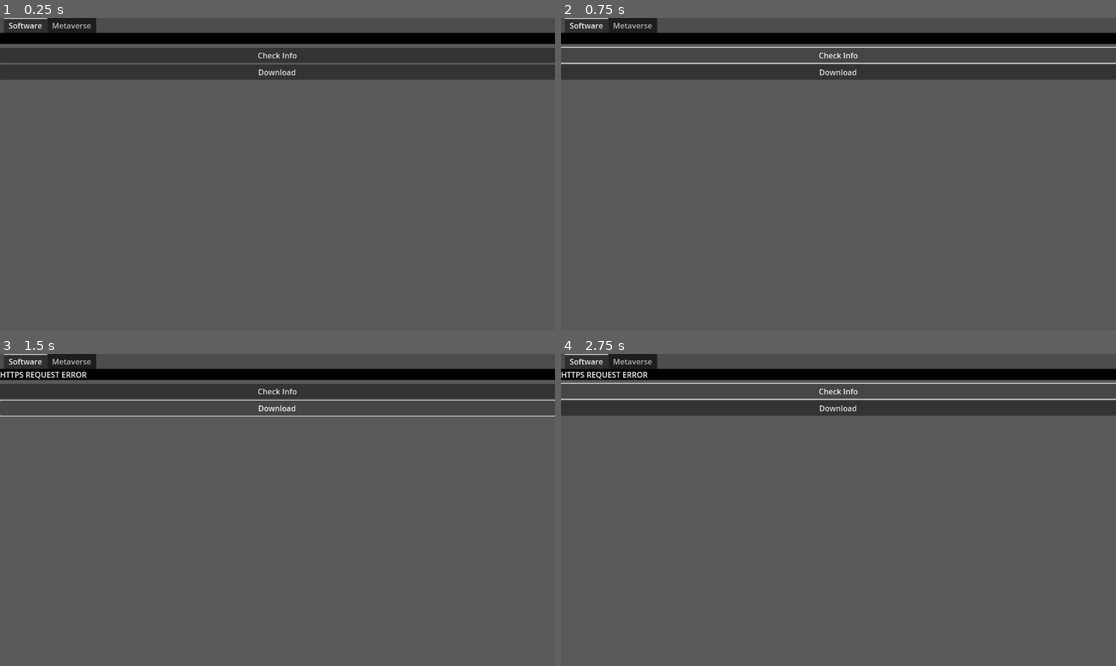
Above: before the commit, frames 1-4 (two rows, left to right).
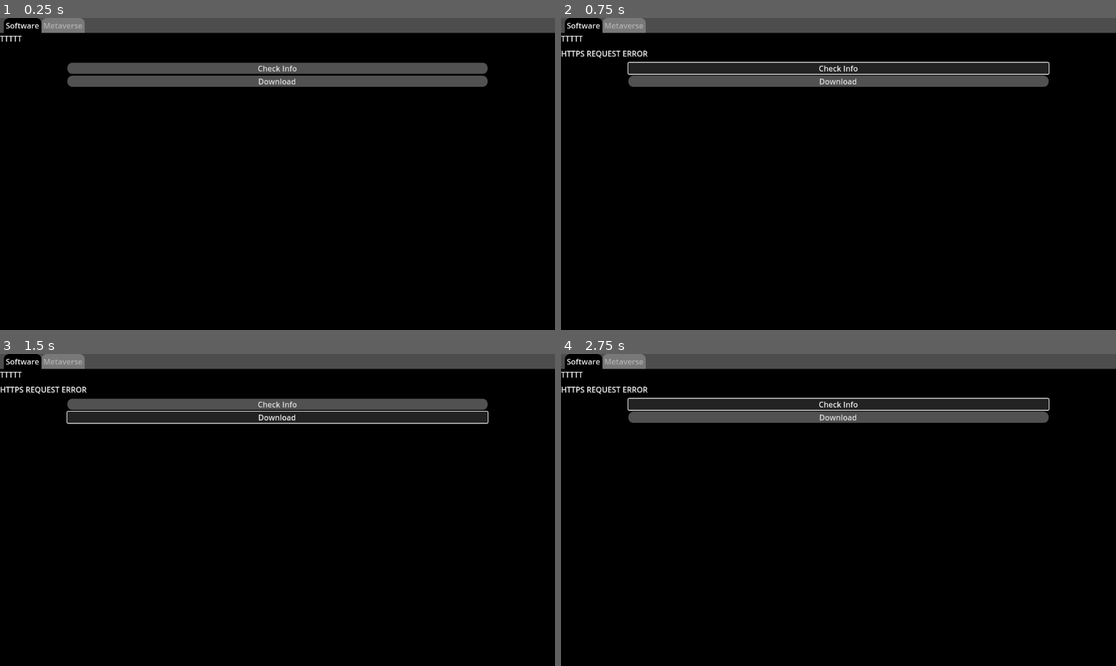
Above: after the commit, the same moments.

Repository: mapod4d/mapod4d_launcherm_c2
Game: Godot game, scene res://laucherm.tscn
Two runs of this game, one before a commit and one after it. Both use one fixed random seed, a clock stepped at 60 frames per second and the inputs below. Before the commit the project starts from res://downloader.tscn.
Inputs:
- Up to frame 1 (0.25 s): no input
- Up to frame 2 (0.75 s): click "Check Info" at 0.5 s
- Up to frame 3 (1.5 s): click "Download" at 1.25 s
- Up to frame 4 (2.75 s): click "Check Info" at 2 s

The runs differ from the first frame. In frame 1, 90% of the frame differs, in the area x 0-100%, y 0-100%; in frame 2, 89%; in frame 3, 90%; in frame 4, 89%.

Commit message:
starting software simple info

Diff:
--- a/downloader.tscn
+++ b/laucherm.tscn
@@ -1,11 +1,28 @@
-[gd_scene load_steps=8 format=3 uid="uid://2qwxe8qw35xf"]
+[gd_scene load_steps=11 format=3 uid="uid://bj2y0bm2xe0hy"]
 
-[ext_resource type="Script" path="res://downloader.gd" id="1_fgm3i"]
-[ext_resource type="Script" path="res://software.gd" id="2_bhfjb"]
-[ext_resource type="Script" path="res://metaverse.gd" id="3_arklj"]
+[ext_resource type="Script" path="res://launcherm.gd" id="1_ppn4d"]
+[ext_resource type="Script" path="res://software.gd" id="2_uibrg"]
+[ext_resource type="Script" path="res://metaverse.gd" id="3_cnmp7"]
+[ext_resource type="StyleBox" uid="uid://dgxx5r46100nm" path="res://styles/button_normal.tres" id="3_ruhbg"]
+
+[sub_resource type="StyleBoxFlat" id="StyleBoxFlat_83g86"]
+bg_color = Color(0, 0, 0, 1)
+border_width_left = 4
+border_width_right = 4
+border_color = Color(0, 0, 0, 1)
+corner_radius_top_left = 10
+corner_radius_top_right = 10
+
+[sub_resource type="StyleBoxFlat" id="StyleBoxFlat_xavjq"]
+bg_color = Color(0.470588, 0.470588, 0.470588, 1)
+border_width_left = 4
+border_width_right = 4
+border_color = Color(0.470588, 0.470588, 0.470588, 1)
+corner_radius_top_left = 10
+corner_radius_top_right = 10
 
 [sub_resource type="StyleBoxFlat" id="StyleBoxFlat_24f7s"]
-bg_color = Color(0.34902, 0.34902, 0.34902, 1)
+bg_color = Color(0, 0, 0, 1)
 
 [sub_resource type="StyleBoxFlat" id="StyleBoxFlat_tvb7f"]
 bg_color = Color(0, 0, 0, 1)
@@ -16,14 +33,14 @@
 [sub_resource type="StyleBoxFlat" id="StyleBoxFlat_apn5j"]
 bg_color = Color(0, 0, 0, 1)
 
-[node name="Downloader" type="Control"]
+[node name="Launcherm" type="Control"]
 layout_mode = 3
 anchors_preset = 15
 anchor_right = 1.0
 anchor_bottom = 1.0
 grow_horizontal = 2
 grow_vertical = 2
-script = ExtResource("1_fgm3i")
+script = ExtResource("1_ppn4d")
 
 [node name="TabContainer" type="TabContainer" parent="."]
 layout_mode = 1
@@ -32,11 +49,13 @@
 anchor_bottom = 1.0
 grow_horizontal = 2
 grow_vertical = 2
+theme_override_styles/tab_selected = SubResource("StyleBoxFlat_83g86")
+theme_override_styles/tab_unselected = SubResource("StyleBoxFlat_xavjq")
 
 [node name="Software" type="Panel" parent="TabContainer"]
 layout_mode = 2
 theme_override_styles/panel = SubResource("StyleBoxFlat_24f7s")
-script = ExtResource("2_bhfjb")
+script = ExtResource("2_uibrg")
 
 [node name="MarginContainer" type="MarginContainer" parent="TabContainer/Software"]
 layout_mode = 1
@@ -49,6 +68,13 @@
 [node name="VBoxContainer" type="VBoxContainer" parent="TabContainer/Software/MarginContainer"]
 layout_mode = 2
 
+[node name="Titolo" type="Label" parent="TabContainer/Software/MarginContainer/VBoxContainer"]
+layout_mode = 2
+text = "TTTTT"
+
+[node name="Logo" type="TextureRect" parent="TabContainer/Software/MarginContainer/VBoxContainer"]
+layout_mode = 2
+
 [node name="Info" type="Label" parent="TabContainer/Software/MarginContainer/VBoxContainer"]
 layout_mode = 2
 theme_override_colors/font_color = Color(0.909804, 0.909804, 0.909804, 1)
@@ -58,19 +84,29 @@
 [node name="Info1" type="RichTextLabel" parent="TabContainer/Software/MarginContainer/VBoxContainer"]
 layout_mode = 2
 
-[node name="CheckInfo" type="Button" parent="TabContainer/Software/MarginContainer/VBoxContainer"]
+[node name="MarginContainer" type="MarginContainer" parent="TabContainer/Software/MarginContainer/VBoxContainer"]
 layout_mode = 2
+theme_override_constants/margin_left = 140
+theme_override_constants/margin_right = 140
+
+[node name="VBoxContainer" type="VBoxContainer" parent="TabContainer/Software/MarginContainer/VBoxContainer/MarginContainer"]
+layout_mode = 2
+
+[node name="CheckInfo" type="Button" parent="TabContainer/Software/MarginContainer/VBoxContainer/MarginContainer/VBoxContainer"]
+layout_mode = 2
+theme_override_styles/normal = ExtResource("3_ruhbg")
 text = "Check Info"
 
-[node name="Download" type="Button" parent="TabContainer/Software/MarginContainer/VBoxContainer"]
+[node name="Download" type="Button" parent="TabContainer/Software/MarginContainer/VBoxContainer/MarginContainer/VBoxContainer"]
 layout_mode = 2
+theme_override_styles/normal = ExtResource("3_ruhbg")
 text = "Download"
 
 [node name="Metaverse" type="Panel" parent="TabContainer"]
 visible = false
 layout_mode = 2
 theme_override_styles/panel = SubResource("StyleBoxFlat_spad7")
-script = ExtResource("3_arklj")
+script = ExtResource("3_cnmp7")
 
 [node name="Download" type="Button" parent="TabContainer/Metaverse"]
 layout_mode = 0
@@ -114,6 +150,6 @@
 
 [node name="HTTPMTRequestDownload" type="HTTPRequest" parent="."]
 
-[connection signal="pressed" from="TabContainer/Software/MarginContainer/VBoxContainer/CheckInfo" to="TabContainer/Software" method="_on_check_info_pressed"]
-[connection signal="pressed" from="TabContainer/Software/MarginContainer/VBoxContainer/Download" to="TabContainer/Software" method="_on_download_pressed"]
+[connection signal="pressed" from="TabContainer/Software/MarginContainer/VBoxContainer/MarginContainer/VBoxContainer/CheckInfo" to="TabContainer/Software" method="_on_check_info_pressed"]
+[connection signal="pressed" from="TabContainer/Software/MarginContainer/VBoxContainer/MarginContainer/VBoxContainer/Download" to="TabContainer/Software" method="_on_download_pressed"]
 [connection signal="pressed" from="TabContainer/Metaverse/Download" to="TabContainer/Metaverse" method="_on_download_pressed"]
--- a/downloader.gd
+++ b/launcherm.gd
@@ -23,6 +23,8 @@
 
 	UPDATER_DW_INFO_REQUESTED,
 
+	SW_INFO_REQUESTED,
+	SW_INFO_WAIT,
 	SW_DW_INFO_REQUESTED,
 	SW_DW_INFO_WAIT,
 	SW_DW_BRICKS,
@@ -109,6 +111,9 @@
 
 	software.download_software_requested.connect(
 			_on_download_software_requested)
+	software.info_software_requested.connect(
+			_on_info_software_requested)
+
 	metaverse.download_metaverse_requested.connect(
 			_on_download_metaverse_requested)
 
@@ -120,6 +125,13 @@
 	# status MACHINE
 	if _status != STATUS_LOCAL.WAIT:
 		match _status:
+			## simple file info request
+			STATUS_LOCAL.SW_INFO_REQUESTED:
+				sw_info_requested()
+			## simple file info request wait
+			STATUS_LOCAL.SW_INFO_WAIT:
+				_child_update_download_info()
+			## file info request to download
 			STATUS_LOCAL.SW_DW_INFO_REQUESTED:
 				sw_dw_info_requested()
 			STATUS_LOCAL.SW_DW_INFO_WAIT:
@@ -184,13 +196,18 @@
 
 	## metaverse download vars
 	_mapod4d_ver = null
+	print("WWWWWWWWWWWWWWWWAAAAAAAAAAAAAAAAAIIIIIIIIIITTTTTTTTTTTTT")
 	_set_status(STATUS_LOCAL.WAIT)
 
 
-## send info to child
+## set new status
 func _set_status(status):
 	_status = status
 
+
+## return current status
+func _get_status():
+	return _status
 
 ## send info to child
 func _child_update_msg(msg):
@@ -223,41 +240,24 @@
 				_which.update_download_info(data)
 
 
-func _mt_dw_completed():
-	_child_update_msg("METAVERSE DOWNLOAD COMPLETED")
+## SOFTWARES SECTION
+
+func _sw_dw_completed():
+	_child_update_msg("SOFTWARE DOWNLOAD COMPLETED")
 	_reset_info_and_wait()
 
 
-## ENTRY 0 start metaverse download
-func _on_download_metaverse_requested(
-		software_name, mapod4d_ver, sysop, tmp_dir, destination, which):
-	# https://sv001.mapod4d.it/api/multiverse/lastmetaverse/metaversetest/002000000002
-	_op_type = OP_TYPE_LOCAL.MT_DW
+## ENTRY 0 start software simple info request
+func _on_info_software_requested(
+		software_name, ext, sysop, tmp_dir, destination, which):
+	_op_type = OP_TYPE_LOCAL.SW_DW
 	_software_name = software_name
-	_mapod4d_ver = mapod4d_ver
+	_ext = ext
 	_sysop = sysop
 	_tmp_dir = tmp_dir
 	_destination = destination
 	_which = which
-	_set_status(STATUS_LOCAL.MT_DW_INFO_REQUESTED)
-
-
-## download metaverse requested
-func mt_dw_info_requested():
-	_url = MULTIVSVR + "/api/multiverse/lastmetaverse/"
-	_url += _software_name + "/" + _mapod4d_ver + "?format=json"
-	print(_url)
-	var headers = ["Content-Type: application/json"]
-	_download_file = _tmp_dir + "/" + BUF_NAME
-	http_sw_info_rq.request(_url, headers, HTTPClient.METHOD_GET)
-	_set_status(STATUS_LOCAL.SW_DW_INFO_WAIT)
-
-
-## SOFTWARE SECTION
-
-func _sw_dw_completed():
-	_child_update_msg("SOFTWARE DOWNLOAD COMPLETED")
-	_reset_info_and_wait()
+	_set_status(STATUS_LOCAL.SW_INFO_REQUESTED)
 
 
 ## ENTRY 0 start software download
@@ -273,6 +273,11 @@
 	_set_status(STATUS_LOCAL.SW_DW_INFO_REQUESTED)
 
 
+## simple download software requested
+func sw_info_requested():
+	sw_dw_info_requested()
+
+
 ## download software requested
 func sw_dw_info_requested():
 	_url = MULTIVSVR + "/api/software/"
@@ -281,7 +286,11 @@
 	var headers = ["Content-Type: application/json"]
 	_download_file = _tmp_dir + "/" + BUF_NAME
 	http_sw_info_rq.request(_url, headers, HTTPClient.METHOD_GET)
-	_set_status(STATUS_LOCAL.SW_DW_INFO_WAIT)
+	if _get_status() == STATUS_LOCAL.SW_DW_INFO_REQUESTED:
+		_set_status(STATUS_LOCAL.SW_DW_INFO_WAIT)
+	else:
+		## _get_status() == STATUS_LOCAL.SW_INFO_REQUESTED:
+		_set_status(STATUS_LOCAL.SW_INFO_WAIT)
 
 
 ## info software download ended
@@ -298,14 +307,18 @@
 				_child_update_msg("ERROR " + _info.detail)
 				_reset_info_and_wait()
 			else:
-				print(_info.bricks)
-				_dw_name = _info.link + "_"
-				_current_brick = 0
-				# SOLO DEBUG
-				#_info.bricks = 1
-				#_info.compressed = false
-				# SOLO DEBUG FINE
-				_set_status(STATUS_LOCAL.SW_DW_BRICKS)
+				if _get_status() == STATUS_LOCAL.SW_DW_INFO_WAIT:
+					print(_info.bricks)
+					_dw_name = _info.link + "_"
+					_current_brick = 0
+					# SOLO DEBUG
+					#_info.bricks = 1
+					#_info.compressed = false
+					# SOLO DEBUG FINE
+					_set_status(STATUS_LOCAL.SW_DW_BRICKS)
+				if _get_status() == STATUS_LOCAL.SW_INFO_WAIT:
+					print(_info)
+					_reset_info_and_wait()
 		else:
 			_child_update_msg("ERROR API NOT FOUND")
 			_reset_info_and_wait()
@@ -348,8 +361,39 @@
 		_reset_info_and_wait()
 
 
+## METAVERSES SECTION
+
+func _mt_dw_completed():
+	_child_update_msg("METAVERSE DOWNLOAD COMPLETED")
+	_reset_info_and_wait()
+
+
+## ENTRY 0 start metaverse download
+func _on_download_metaverse_requested(
+		software_name, mapod4d_ver, sysop, tmp_dir, destination, which):
+	# https://sv001.mapod4d.it/api/multiverse/lastmetaverse/metaversetest/002000000002
+	_op_type = OP_TYPE_LOCAL.MT_DW
+	_software_name = software_name
+	_mapod4d_ver = mapod4d_ver
+	_sysop = sysop
+	_tmp_dir = tmp_dir
+	_destination = destination
+	_which = which
+	_set_status(STATUS_LOCAL.MT_DW_INFO_REQUESTED)
+
+
+## download metaverse requested
+func mt_dw_info_requested():
+	_url = MULTIVSVR + "/api/multiverse/lastmetaverse/"
+	_url += _software_name + "/" + _mapod4d_ver + "?format=json"
+	print(_url)
+	var headers = ["Content-Type: application/json"]
+	_download_file = _tmp_dir + "/" + BUF_NAME
+	http_sw_info_rq.request(_url, headers, HTTPClient.METHOD_GET)
+	_set_status(STATUS_LOCAL.SW_DW_INFO_WAIT)
+
+
 ## COMMON SECTION
-
 
 func _merge_and_move():
 	_dir = DirAccess.open(_tmp_dir)
--- a/project.godot
+++ b/project.godot
@@ -11,6 +11,6 @@
 [application]
 
 config/name="MAPOD4D Launcer M"
-run/main_scene="res://downloader.tscn"
-config/features=PackedStringArray("4.0", "Forward Plus")
+run/main_scene="res://laucherm.tscn"
+config/features=PackedStringArray("4.1", "Forward Plus")
 config/icon="res://icon.svg"
--- a/software.gd
+++ b/software.gd
@@ -15,6 +15,8 @@
 
 # ----- signals
 signal download_software_requested(
+		software_name, ext, sysop, tmp_dir, destination, which)
+signal info_software_requested(
 		software_name, ext, sysop, tmp_dir, destination, which)
 
 # ----- enums
@@ -84,4 +86,13 @@
 
 
 func _on_check_info_pressed():
-	pass
+	info.text = ""
+	emit_signal(
+			"info_software_requested",
+			"softwaretest",
+			".exe",
+			"L00",
+			"files/tmp",
+			"files/test_merged",
+			self
+	)
--- /dev/null
+++ b/styles/button_normal.tres
@@ -0,0 +1,8 @@
+[gd_resource type="StyleBoxFlat" format=3 uid="uid://dgxx5r46100nm"]
+
+[resource]
+bg_color = Color(0.317647, 0.317647, 0.317647, 1)
+corner_radius_top_left = 10
+corner_radius_top_right = 10
+corner_radius_bottom_right = 10
+corner_radius_bottom_left = 10
